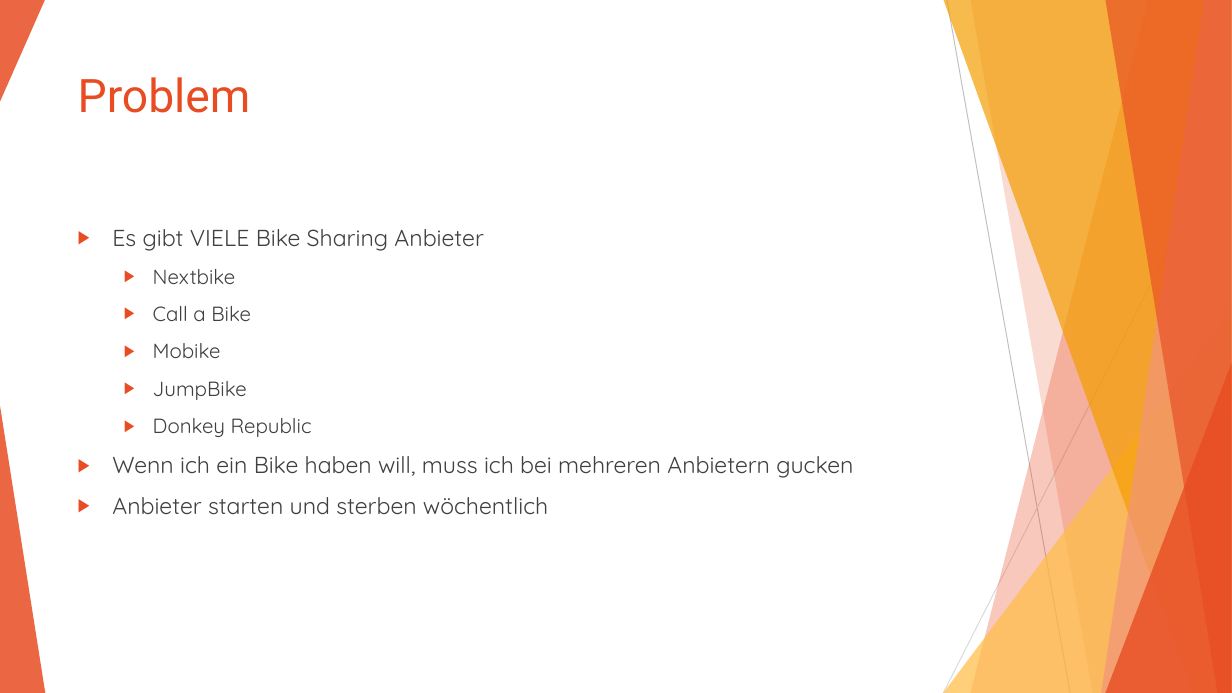
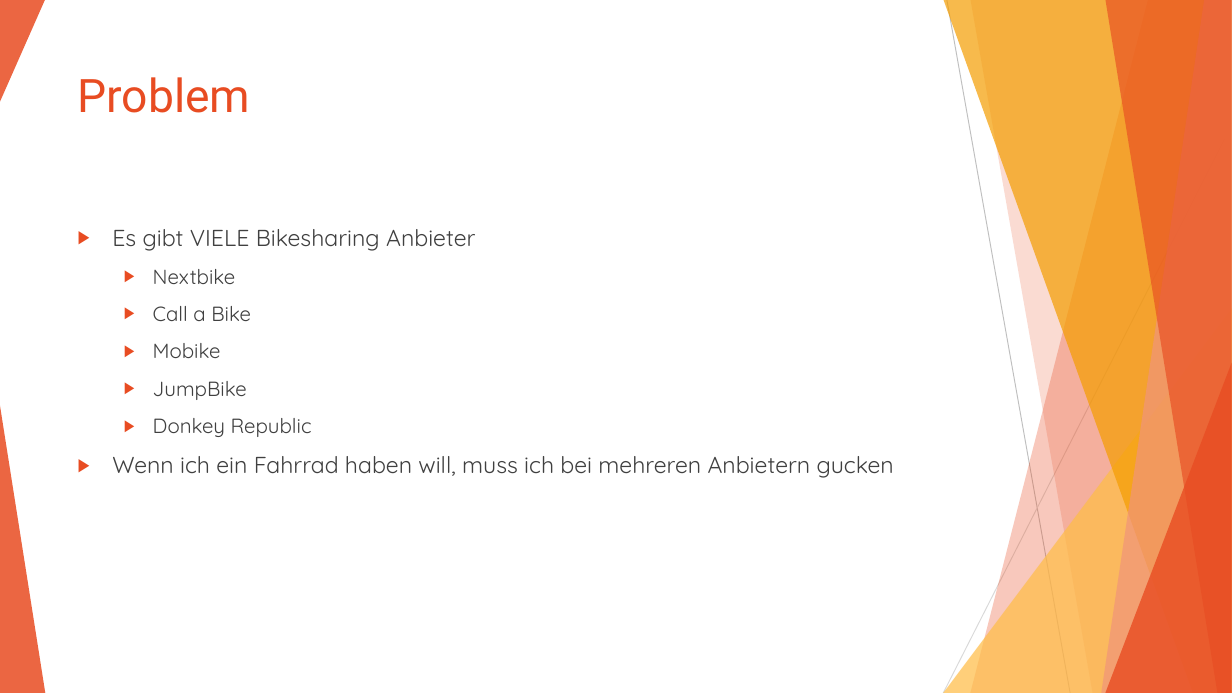
Before and after one commit to Jugendhackt/VUBA, a slide deck: slide 2 of VUBA.pptx. Drawn at 1232x693 pixels with LibreOffice and Linux fonts; fonts in the diff are those of the drawing. Boxes give left, top, right and bottom in pixels: in the first picture for what was removed or moved away, otherwise in the second. Text is boxed around its words. In the diff, an @@ line names an element or a change of style, - is before the commit and + after.

```diff
--- a/VUBA.pptx
+++ b/VUBA.pptx
@@ text at (x1=112, y1=229, x2=475, y2=251): text changed @@
-▶ Es gibt VIELE Bike Sharing Anbieter
+▶ Es gibt VIELE Bikesharing Anbieter
@@ text at (x1=112, y1=456, x2=894, y2=478): text changed @@
-▶ Wenn ich ein Bike haben will, muss ich bei mehreren Anbietern gucken
-▶ Anbieter starten und sterben wöchentlich
+▶ Wenn ich ein Fahrrad haben will, muss ich bei mehreren Anbietern gucken
```
Also in this commit, not shown: 4 other slides changed, 3 slides added.
